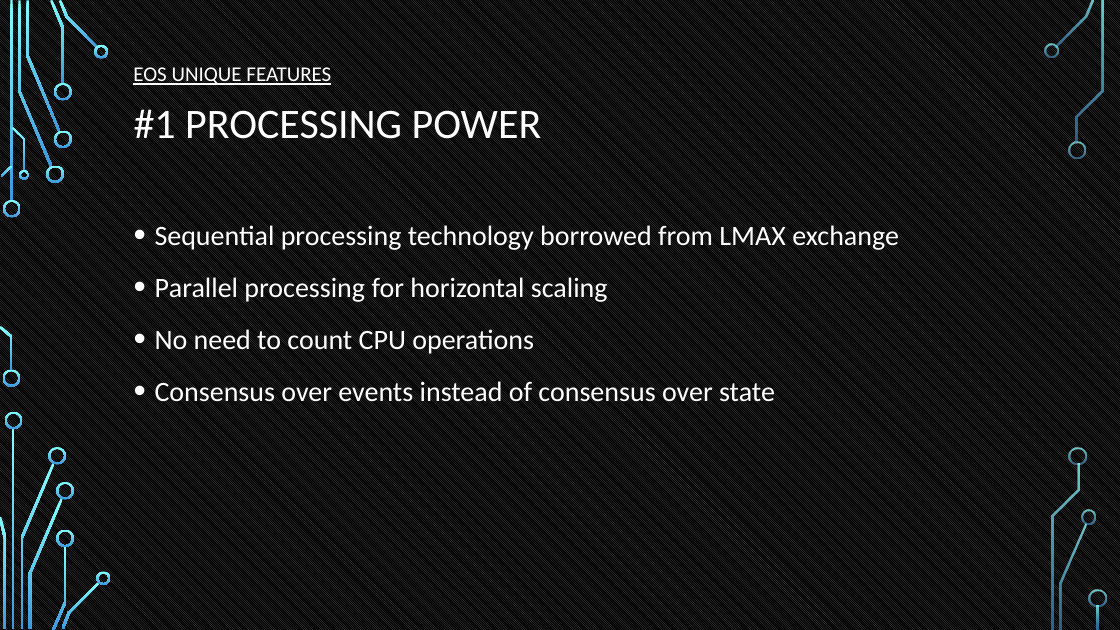
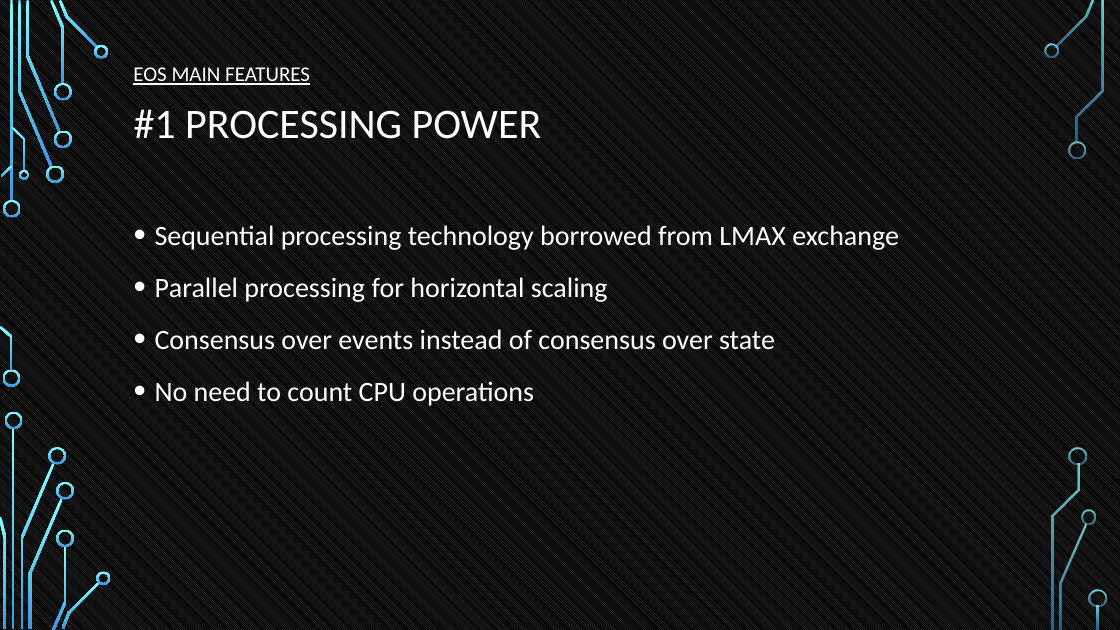
Before and after one commit to tokenika/tokenika.github.io, a slide deck: slide 30 of WarsawBlock(3).pptx. Drawn at 1120x630 pixels with LibreOffice and Linux fonts; fonts in the diff are those of the drawing; background and template pictures are left out. Boxes give left, top, right and bottom in pixels: in the first picture for what was removed or moved away, otherwise in the second. Text is boxed around its words. In the diff, an @@ line names an element or a change of style, - is before the commit and + after.

```diff
--- a/WarsawBlock(3).pptx
+++ b/WarsawBlock(3).pptx
@@ text at [133,67,310,85]: text changed @@
-EOS UNIQUE FEATURES
+EOS MAIN FEATURES
@@ text at [155,329,775,350]: paragraph added @@
+• Consensus over events instead of consensus over state
@@ text at [155,381,775,402]: paragraph removed @@
-• Consensus over events instead of consensus over state
```
Also in this commit, not shown: 8 other slides changed, 1 other file.
